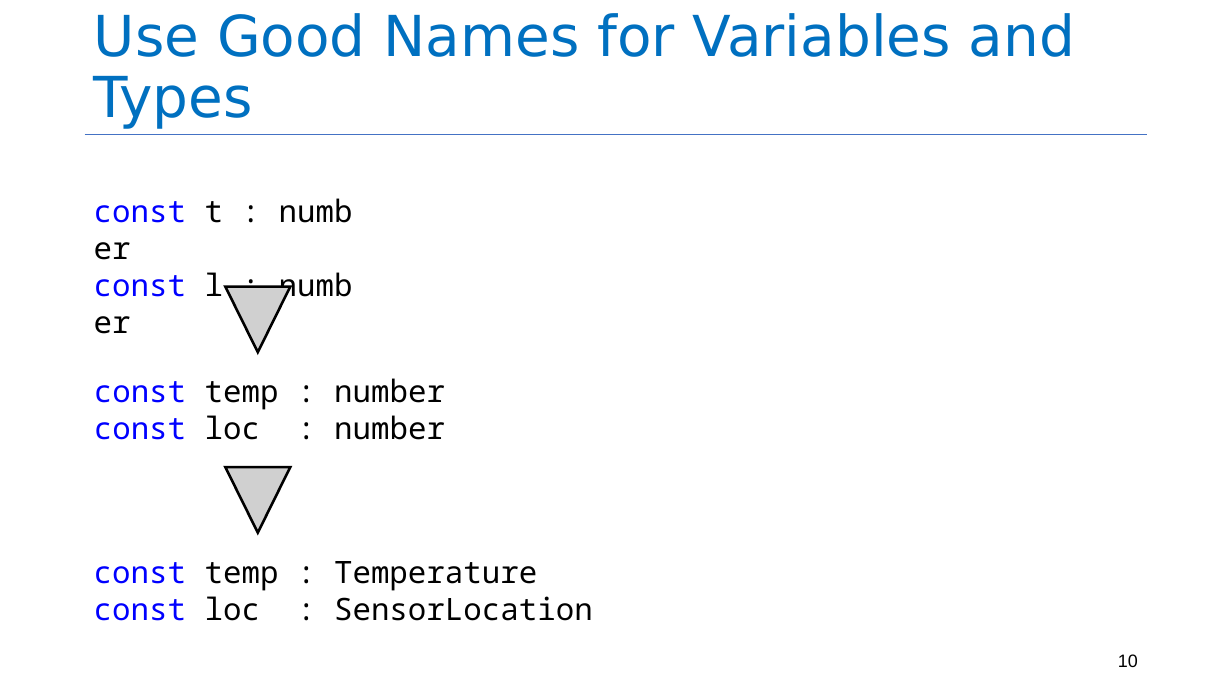
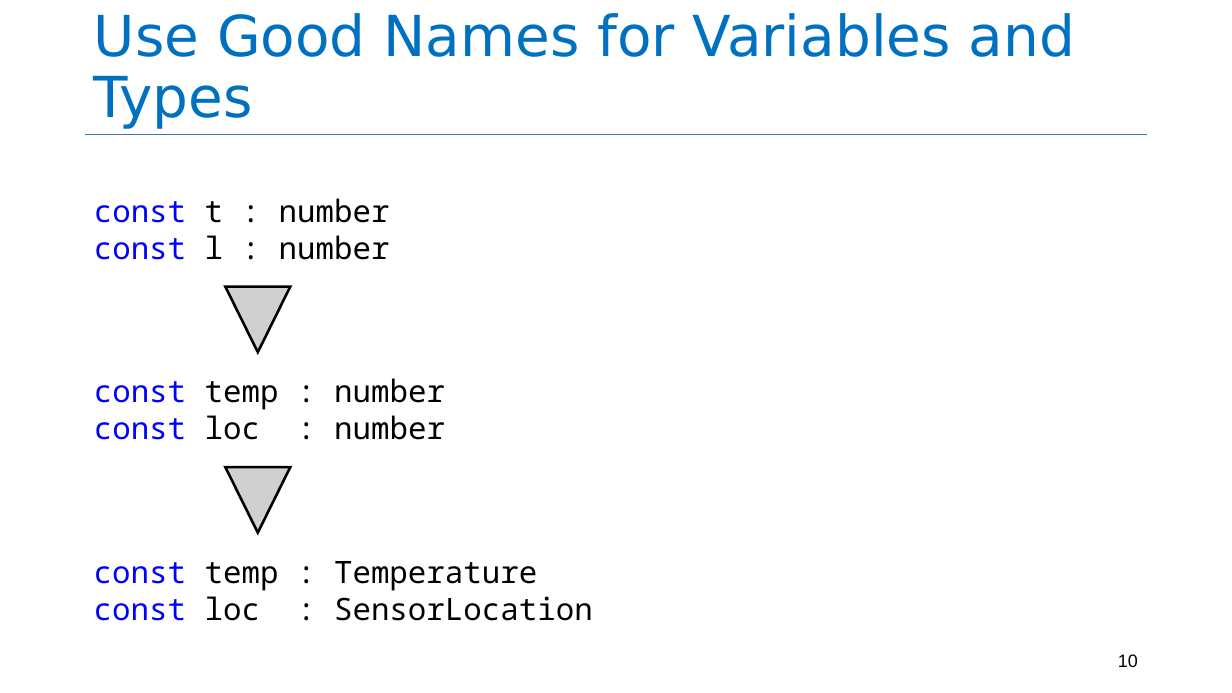
Before and after one commit to neu-se/CS4530-Spring-2023, a slide deck: slide 10 of Slides/Module 03 Code-Level Design Principles.pptx. Drawn at 1232x693 pixels with LibreOffice and Linux fonts; fonts in the diff are those of the drawing; grey boxes stand for pictures. Boxes give left, top, right and bottom in pixels: in the first picture for what was removed or moved away, otherwise in the second. Text is boxed around its words. In the diff, an @@ line names an element or a change of style, - is before the commit and + after.

```diff
--- a/Slides/Module 03 Code-Level Design Principles.pptx
+++ b/Slides/Module 03 Code-Level Design Principles.pptx
@@ text "const t : number" rewrapped from (94, 201, 223, 297) to (94, 198, 390, 260) @@
```
Also in this commit, not shown: 7 other slides changed, 1 other file.
